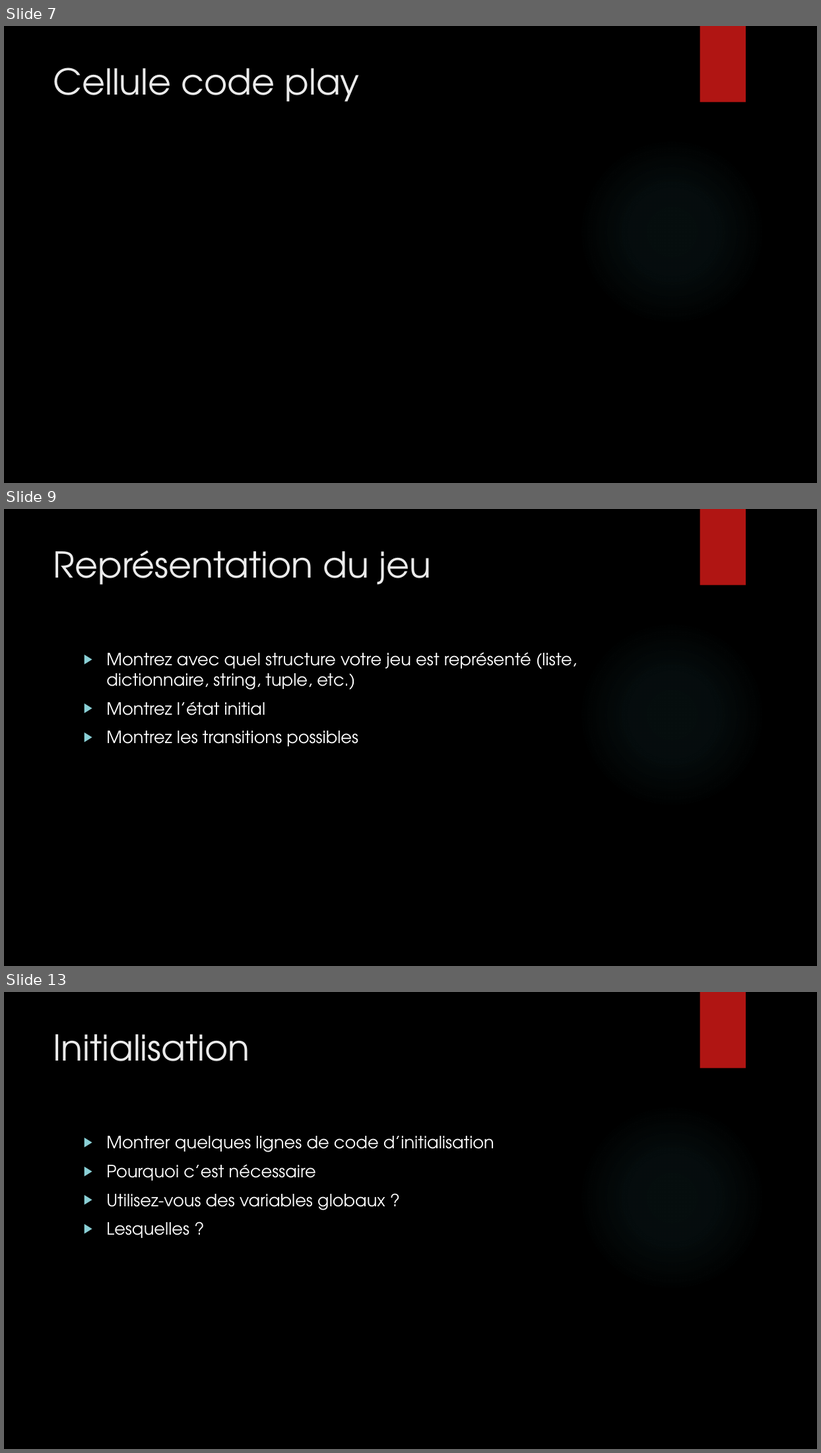
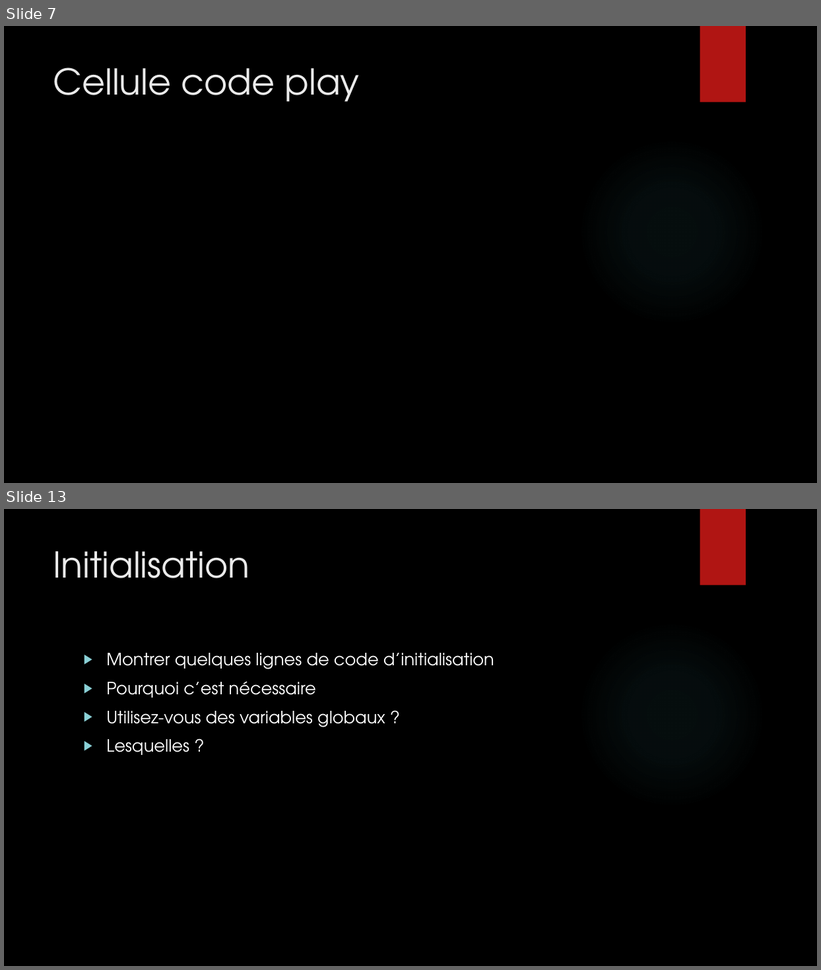
Before and after one commit to Bugnon/oc-2021, a slide deck: src/projet/projet3/Powerpoint_pacman.pptx. Shown one above the other, each under a label of ours: slides 7, 9 and 13 before the commit, slides 7 and 13 after it; the slides between them are not shown. The pictures are 821x1453 and 821x970 pixels, drawn with LibreOffice and Linux fonts; fonts in the diff are those of the drawing; background and template pictures are left out. Boxes give left, top, right and bottom in pixels: in the first picture for what was removed or moved away, otherwise in the second. Text is boxed around its words. In the diff, an @@ line names an element or a change of style, - is before the commit and + after.

```diff
--- a/src/projet/projet3/Powerpoint_pacman.pptx
+++ b/src/projet/projet3/Powerpoint_pacman.pptx
@@ slide 9 removed at bbox=[4, 509, 817, 966], background picture (left out); not listed: 2 template elements that a slide beside it also shows @@
@@ title removed at bbox=[54, 551, 431, 585] @@
-Représentation du jeu
@@ text removed at bbox=[106, 652, 577, 747] @@
-▶ Montrez avec quel structure votre jeu est représenté (liste, dictionnaire, string, tuple, etc.)
-▶ Montrez l’état initial
-▶ Montrez les transitions possibles
```
Also in this commit, not shown: 3 slides changed, 5 slides added, 4 other slides removed.
